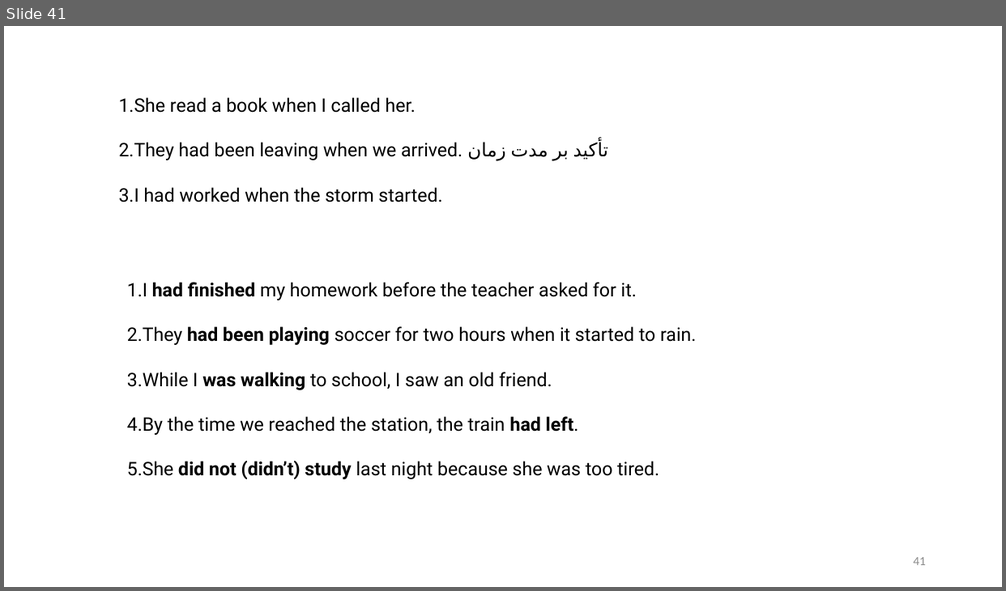
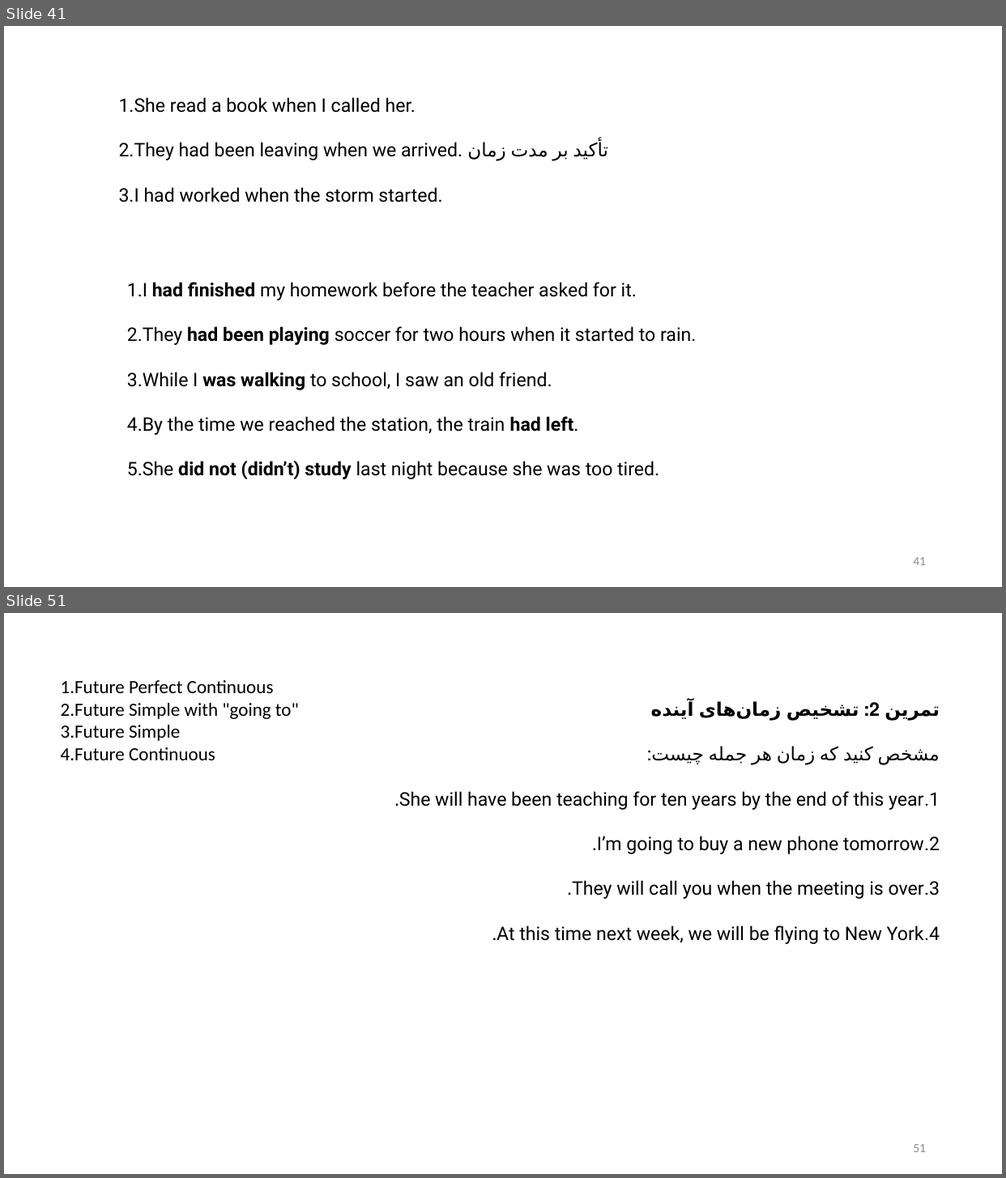
Before and after one commit to mmmovahed/English_grammer_self_study, a slide deck: English.pptx. Shown one above the other, each under a label of ours: slide 41 before the commit, slides 41 and 51 after it; the slides between them are not shown. The pictures are 1006x591 and 1006x1178 pixels, drawn with LibreOffice and Linux fonts; fonts in the diff are those of the drawing. Boxes give left, top, right and bottom in pixels: in the first picture for what was removed or moved away, otherwise in the second. Text is boxed around its words. In the diff, an @@ line names an element or a change of style, - is before the commit and + after.

Commit message:
Future tense.

```diff
--- a/English.pptx
+++ b/English.pptx
@@ slide 51 added at (x1=4, y1=613, x2=1002, y2=1174), background #FFFFFF @@
@@ text added at (x1=61, y1=680, x2=299, y2=760), 18 pt, text #000000 @@
+1. Future Perfect Continuous
+2. Future Simple with "going to"
+3. Future Simple
+4. Future Continuous
@@ text added at (x1=399, y1=706, x2=940, y2=944), 18 pt, text #000000 @@
+تمرین 2: تشخیص زمان‌های آینده
+مشخص کنید که زمان هر جمله چیست:
+1. She will have been teaching for ten years by the end of this year.
+2. I’m going to buy a new phone tomorrow.
+3. They will call you when the meeting is over.
+4. At this time next week, we will be flying to New York.
@@ page number added at (x1=913, y1=1144, x2=926, y2=1152), 12 pt, text #8C8C8C @@
+51
```
Also in this commit, not shown: 13 other slides added.
